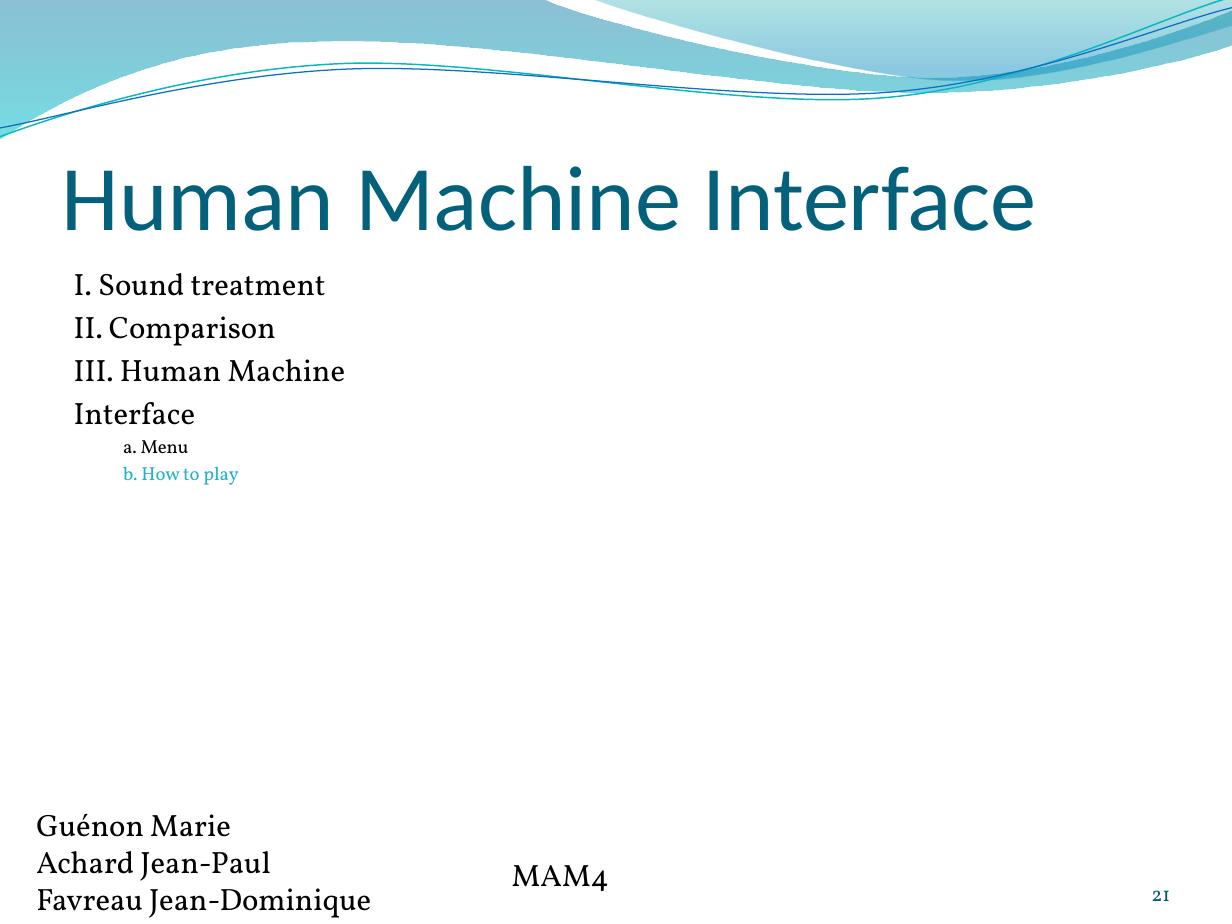
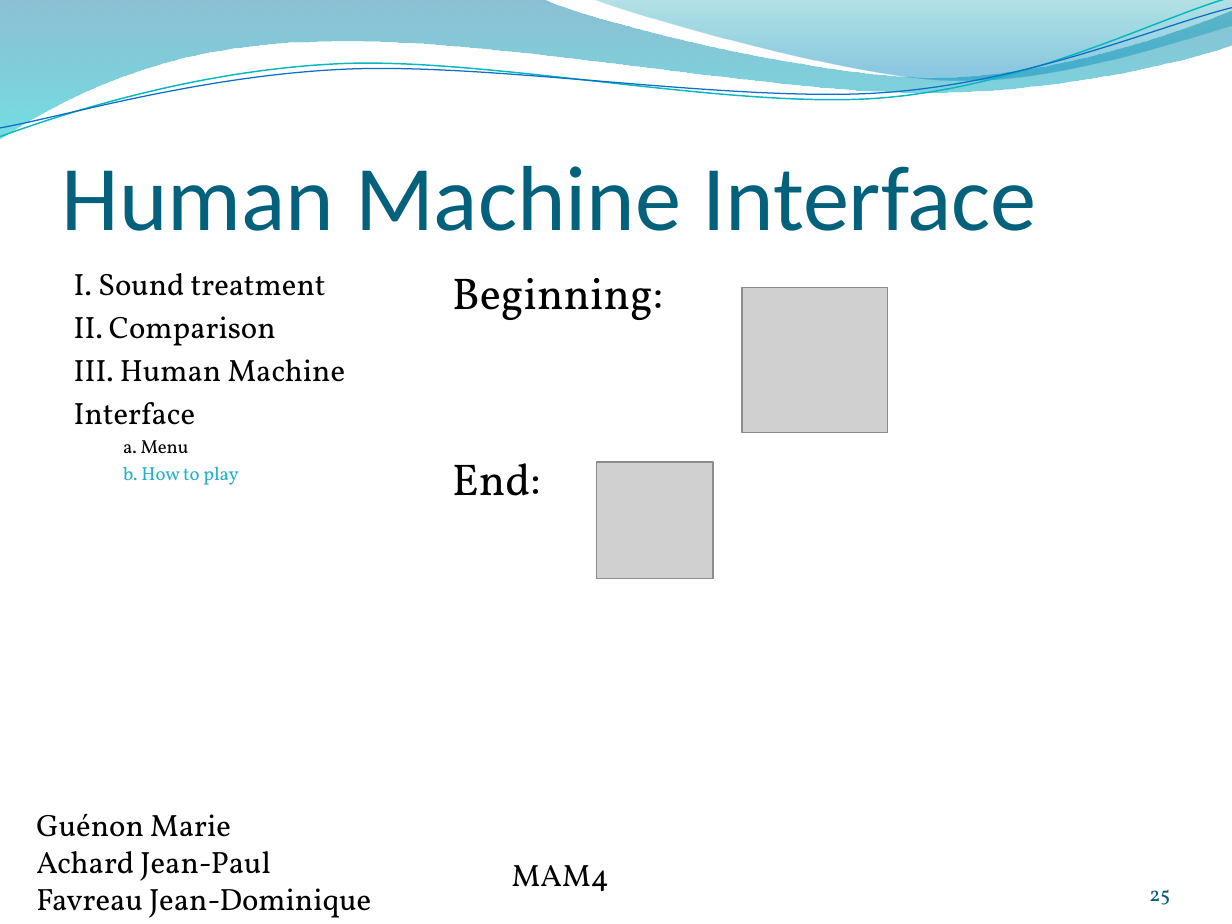
Before and after one commit to jeando/projetS7, a slide deck: slide 25 of annexes/Word_recognition.pptx (slide 21 before the commit). Drawn at 1232x924 pixels with LibreOffice and Linux fonts; fonts in the diff are those of the drawing; grey boxes stand for pictures; background and template pictures are left out. Boxes give left, top, right and bottom in pixels: in the first picture for what was removed or moved away, otherwise in the second. Text is boxed around its words. In the diff, an @@ line names an element or a change of style, - is before the commit and + after.

Commit message:
ppt

```diff
--- a/annexes/Word_recognition.pptx
+++ b/annexes/Word_recognition.pptx
@@ text added at <box>452,278,663,496</box>, 26 pt, text #000000 @@
+Beginning:
+End:
@@ picture added at <box>742,287,887,432</box> @@
@@ picture added at <box>596,462,712,578</box> @@
@@ page number at <box>1149,889,1170,905</box>: text changed @@
-21
+25
```
Also in this commit, not shown: 2 other slides changed, 4 slides added.
